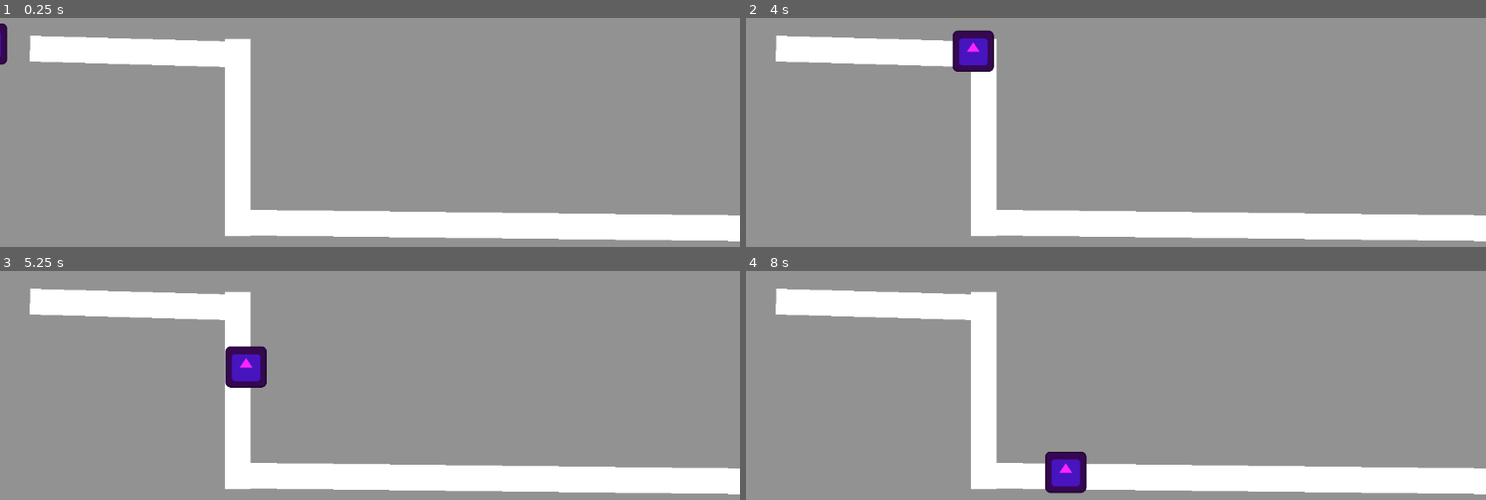
Above: before the commit, frames 1-4 (two rows, left to right).
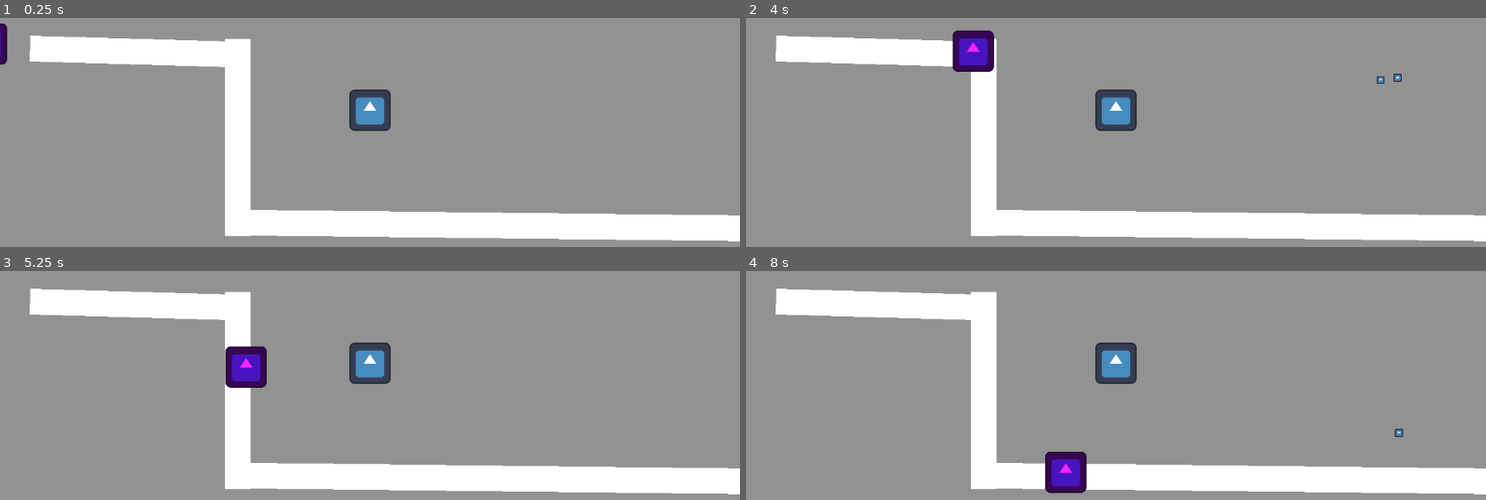
Above: after the commit, the same moments.

Repository: samuelmoores/Gnomes
Game: Godot game, scene res://Scene.tscn
The game is run twice, just before and just after one commit, with the same random seed, the same clock (stepped at 60 frames per second) and the same inputs. The engine's default icon, where the game draws it, is replaced by a stand-in: a white triangle on a blue panel in a dark square.
Inputs:
- Up to frame 1 (0.25 s): no input
- Up to frame 2 (4 s): no input
- Up to frame 3 (5.25 s): no input
- Up to frame 4 (8 s): no input

The runs differ from the first frame. In frame 1, 1.0% of the frame differs, in the area x 47-53%, y 31-50%; in frame 2, 1.1%, in the area x 47-89%, y 24-50%; in frame 3, 1.0%; in frame 4, 1.1%.

Commit message:
tower distance attack

Diff:
--- /dev/null
+++ b/AttackObject.tscn
@@ -0,0 +1,9 @@
+[gd_scene format=3 uid="uid://2qm2t5ejck2m"]
+
+[ext_resource type="Texture2D" uid="uid://cmlesdcvr7yr2" path="res://icon.svg" id="1_l7a2r"]
+
+[node name="Node2D" type="Node2D" unique_id=1902856141]
+
+[node name="Sprite2D" type="Sprite2D" parent="." unique_id=56160957]
+scale = Vector2(0.1, 0.1)
+texture = ExtResource("1_l7a2r")
--- a/Scene.tscn
+++ b/Scene.tscn
@@ -1,7 +1,9 @@
 [gd_scene format=3 uid="uid://e8285gx76yeb"]
 
 [ext_resource type="Texture2D" uid="uid://cmlesdcvr7yr2" path="res://icon.svg" id="1_4cvuw"]
-[ext_resource type="Script" uid="uid://dec6udi7xcnm3" path="res://path_follow_2d.gd" id="1_j2eoc"]
+[ext_resource type="Script" uid="uid://0eg0fvxnhy0m" path="res://game.gd" id="1_7mckg"]
+[ext_resource type="Script" uid="uid://dec6udi7xcnm3" path="res://enemy.gd" id="1_j2eoc"]
+[ext_resource type="Script" uid="uid://1mt3vmqmetjo" path="res://tower.gd" id="4_7mckg"]
 
 [sub_resource type="Curve2D" id="Curve2D_7mckg"]
 _data = {
@@ -10,9 +12,13 @@
 point_count = 4
 
 [sub_resource type="RectangleShape2D" id="RectangleShape2D_7mckg"]
-size = Vector2(59, 63)
+size = Vector2(57, 56.999996)
+
+[sub_resource type="CircleShape2D" id="CircleShape2D_j2eoc"]
+radius = 466.01718
 
 [node name="Node2D" type="Node2D" unique_id=2096707777]
+script = ExtResource("1_7mckg")
 
 [node name="ColorRect" type="ColorRect" parent="." unique_id=1773464010]
 offset_left = -603.0
@@ -66,6 +72,17 @@
 scale = Vector2(0.5, 0.5)
 texture = ExtResource("1_4cvuw")
 
-[node name="CollisionShape2D" type="CollisionShape2D" parent="Path2D/PathFollow2D/Enemy" unique_id=1997980859]
-position = Vector2(0.5, -0.5)
+[node name="CollisionShape2D" type="CollisionShape2D" parent="Path2D/PathFollow2D/Enemy" unique_id=1983423159]
+position = Vector2(-0.5, -0.5000076)
 shape = SubResource("RectangleShape2D_7mckg")
+
+[node name="Area2D" type="Area2D" parent="." unique_id=1407531790]
+script = ExtResource("4_7mckg")
+
+[node name="Tower" type="Sprite2D" parent="Area2D" unique_id=1508416952]
+scale = Vector2(0.5, 0.5)
+texture = ExtResource("1_4cvuw")
+
+[node name="CollisionShape2D" type="CollisionShape2D" parent="Area2D" unique_id=1952658084]
+scale = Vector2(0.5, 0.5)
+shape = SubResource("CircleShape2D_j2eoc")
--- /dev/null
+++ b/enemy.gd
@@ -0,0 +1,15 @@
+extends PathFollow2D
+
+@export var speed := 100.0
+
+var direction
+var previous_position
+
+func _ready() -> void:
+	previous_position = Vector2(0, 0)
+
+func _process(delta):
+	progress += speed * delta
+	var current_position = global_position
+	direction = current_position - previous_position
+	previous_position = current_position
--- /dev/null
+++ b/game.gd
@@ -0,0 +1,11 @@
+extends Node2D
+
+
+# Called when the node enters the scene tree for the first time.
+func _ready() -> void:
+	pass # Replace with function body.
+
+
+# Called every frame. 'delta' is the elapsed time since the previous frame.
+func _process(delta: float) -> void:
+	pass
--- a/path_follow_2d.gd
+++ /dev/null
@@ -1,6 +0,0 @@
-extends PathFollow2D
-
-@export var speed := 100.0
-
-func _process(delta):
-	progress += speed * delta
--- /dev/null
+++ b/tower.gd
@@ -0,0 +1,42 @@
+extends Area2D
+
+@onready var attackObject = preload("res://AttackObject.tscn")
+@onready var enemy = $"../Path2D/PathFollow2D"
+
+var enemy_to_attack
+var attack_objects = []
+var timer
+var direction = []
+
+# Called when the node enters the scene tree for the first time.
+func _ready() -> void:
+	body_entered.connect(_on_body_entered)
+	body_exited.connect(_on_body_exited)
+	timer = 0.0
+
+func _on_body_entered(body):
+	enemy_to_attack = body
+	spawn_attack()
+
+
+func _on_body_exited(body):
+	enemy_to_attack = null
+
+func spawn_attack():
+	attack_objects.append(attackObject.instantiate())
+	get_parent().add_child(attack_objects.back())
+	direction.append((enemy_to_attack.global_position + enemy.direction * 500) - global_position)
+	print(enemy.direction * 200)
+
+# Called every frame. 'delta' is the elapsed time since the previous frame.
+func _process(delta: float) -> void:
+	timer = timer + delta
+
+	for i in range(attack_objects.size()):
+		attack_objects[i].global_position += direction[i] * delta * 3
+
+	if enemy_to_attack != null:
+
+		if timer > 2.0:
+			spawn_attack()
+			timer = 0.0
Renamed: path_follow_2d.gd.uid -> enemy.gd.uid
Not shown, added: game.gd.uid
Not shown, added: tower.gd.uid
